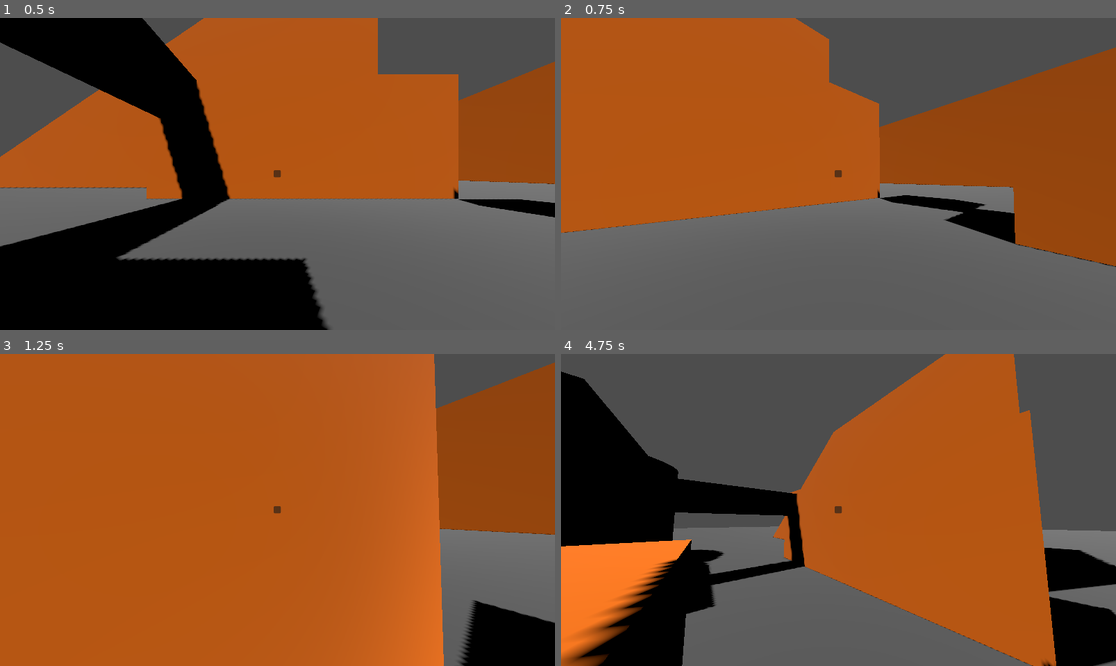
Above: before the commit, frames 1-4 (two rows, left to right).
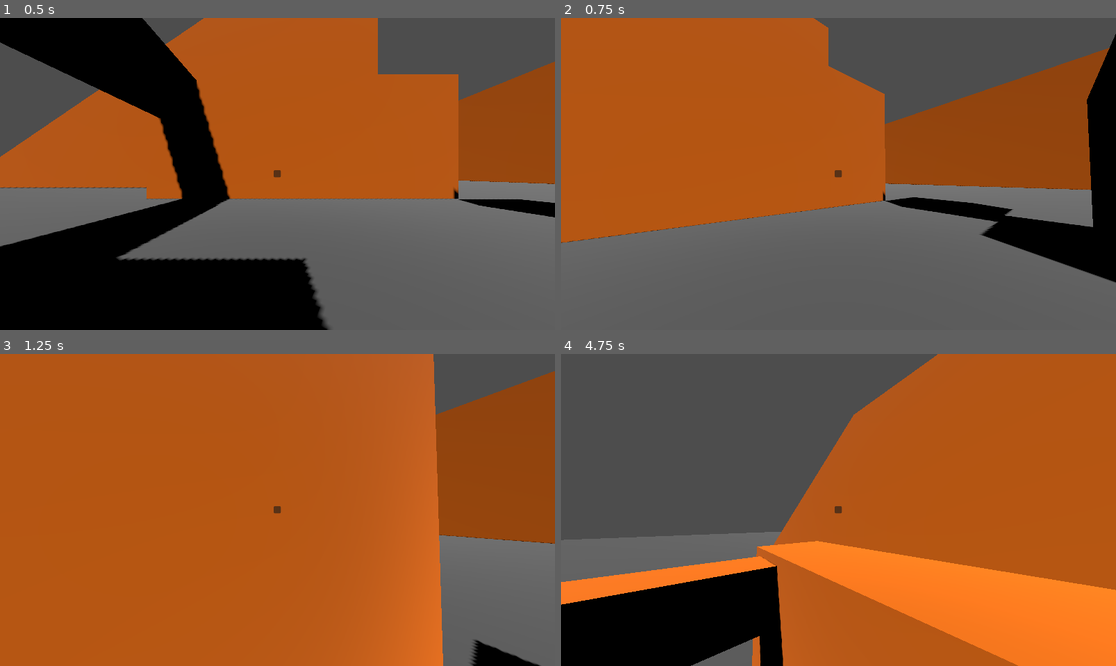
Above: after the commit, the same moments.

Repository: EdmundWohlmuth/Sch-Movement---GODOT
Game: Godot game, scene res://Scenes/Levels/test_level.tscn
Two runs of this game, one before a commit and one after it. Both use one fixed random seed, a clock stepped at 60 frames per second and the inputs below.
Inputs (mouse positions are in pixels of both pictures, inside the frame that each line leads up to):
- Up to frame 1 (0.5 s): no input
- Up to frame 2 (0.75 s): tap Enter at 0.5 s; move the mouse to (866, 174) at 0.52 s; hold W (move_forward) from 0.53 s (still down); hold Right mouse button (grapple) from 0.53 s (still down)
- Up to frame 3 (1.25 s): keep holding W (move_forward); keep holding Right mouse button (grapple); tap Space (jump) at 0.77 s
- Up to frame 4 (4.75 s): keep holding W (move_forward); move the mouse to (810, 510) at 1.27 s; release Right mouse button (grapple) at 1.28 s; right-click (810, 510) at 1.35 s; tap Space (jump) at 1.52, 3.02, 3.77, 4.52 s; move the mouse to (849, 503) at 2.02 s; hold Right mouse button (grapple) 2.03-2.78 s; tap Ctrl (slide) at 2.1 s; move the mouse to (832, 516) at 2.77 s; tap Shift (sprint) at 2.85 s; right-click (832, 516) at 3.05 s; move the mouse to (877, 513) at 3.52 s; hold Right mouse button (grapple) 3.53-4.28 s; move the mouse to (794, 506) at 4.27 s; right-click (794, 506) at 4.35 s

Frame 1 is identical in both runs. In frame 2, 9.5% of the frame differs, in the area x 0-100%, y 0-85%; in frame 3, 3.5%; in frame 4, 52%, in the area x 0-100%, y 0-100%.

Commit message:
Minor Tweaks

Diff:
--- a/Scenes/Player/player_char.tscn
+++ b/Scenes/Player/player_char.tscn
@@ -34,5 +34,10 @@
 transform = Transform3D(1.3, 0, 0, 0, 0.5, 0, 0, 0, 1.3, 0, 0.556993, 0)
 shape = SubResource("BoxShape3D_8vni7")
 
+[node name="GroundingRayCast3D" type="RayCast3D" parent="."]
+transform = Transform3D(0.999848, -0.0174524, 7.62869e-10, 0, -4.37114e-08, -1, 0.0174524, 0.999848, -4.37047e-08, 0, -1, 0)
+target_position = Vector3(0, 0, 0.5)
+debug_shape_custom_color = Color(1, 0, 1, 1)
+
 [connection signal="timeout" from="SlideCooldownTimer" to="." method="_on_slide_cooldown_timer_timeout"]
 [connection signal="timeout" from="GrappleCooldownTimer" to="." method="_on_grapple_cooldown_timer_timeout"]
--- /dev/null
+++ b/Scripts/EnemyChar/Enemy.gd
@@ -0,0 +1,5 @@
+extends CharacterBody3D
+class_name EnemyBody
+
+@export var health:int
+@export var speed:float
--- /dev/null
+++ b/Scripts/Managers/WeaponManager.gd
@@ -0,0 +1 @@
+extends Node
--- a/Scripts/PlayerChar/player_char.gd
+++ b/Scripts/PlayerChar/player_char.gd
@@ -27,7 +27,7 @@
 
 var grapple_distance:float = 20.0
 var grapple_cooldown_time:float = 0.5
-var grapple_speed:float = 100.0
+var grapple_speed:float = 200.0
 var can_grapple:bool = true
 var grapple_vector:Vector3 = Vector3.ZERO
 var grapple_point:Vector3 = Vector3.ZERO
@@ -51,6 +51,7 @@
 # === raycasts === #
 @onready var grapple_cast = $Head/Camera3D/RayCast3D
 @onready var wallrun_shape_cast = $WallRunShapeCast
+@onready var grounding_ray: RayCast3D = $GroundingRayCast3D
 
 # === Objects === #
 @onready var head = $Head
@@ -75,7 +76,7 @@
   manage_input()
   on_wall_check()
 
-  # Apply movement
+  # Apply ground movement
   if is_on_floor() || is_on_wall:
     if available_jumps != total_jumps: available_jumps = total_jumps
 
@@ -111,7 +112,7 @@
 
 # Allows players to slide down slodes
 func slope_stick(delta):
-  var _normal = get_floor_normal()
+  var _normal = grounding_ray.get_collision_normal()
   if _normal.y == 1.0:
     up_direction = Vector3.UP
     return # don't need to stick if surface is flat
@@ -148,7 +149,13 @@
 # Manage player input by checking the current input and setting the direction for later use
 func manage_input():
   var input_dir = Input.get_vector("move_left", "move_right", "move_forward", "move_back")
-  direction = (head.transform.basis * Vector3(input_dir.x, 0, input_dir.y)).normalized()
+  if !is_on_wall:
+    direction = (head.transform.basis * Vector3(input_dir.x, 0, input_dir.y)).normalized()
+  elif is_on_wall:
+    direction = (head.transform.basis * Vector3(input_dir.x, 0, input_dir.y)).normalized()
+    #direction = (head.transform.basis * Vector3(input_dir.x, 0, input_dir.y)).normalized()
+    #var cross = direction.cross(wall_normal)
+    #direction = cross
 
 # This adds mommentmum to the character gradually to keep true to the original build that uses a Rigidbody
 func handle_movement(delta):
@@ -203,6 +210,11 @@
 
     is_grappling = true
 
+# determines what function is played when the grapple connects with a collision
+func check_grapple_type():
+  pass
+
+# pulls player towards collision area
 func grapple_pull(delta):
     var grapple_dir = (grapple_point - self.position).normalized()
     var grapple_target_speed = grapple_dir * grapple_speed
Not shown, added: Scripts/EnemyChar/Enemy.gd.uid
Not shown, added: Scripts/Managers/WeaponManager.gd.uid
